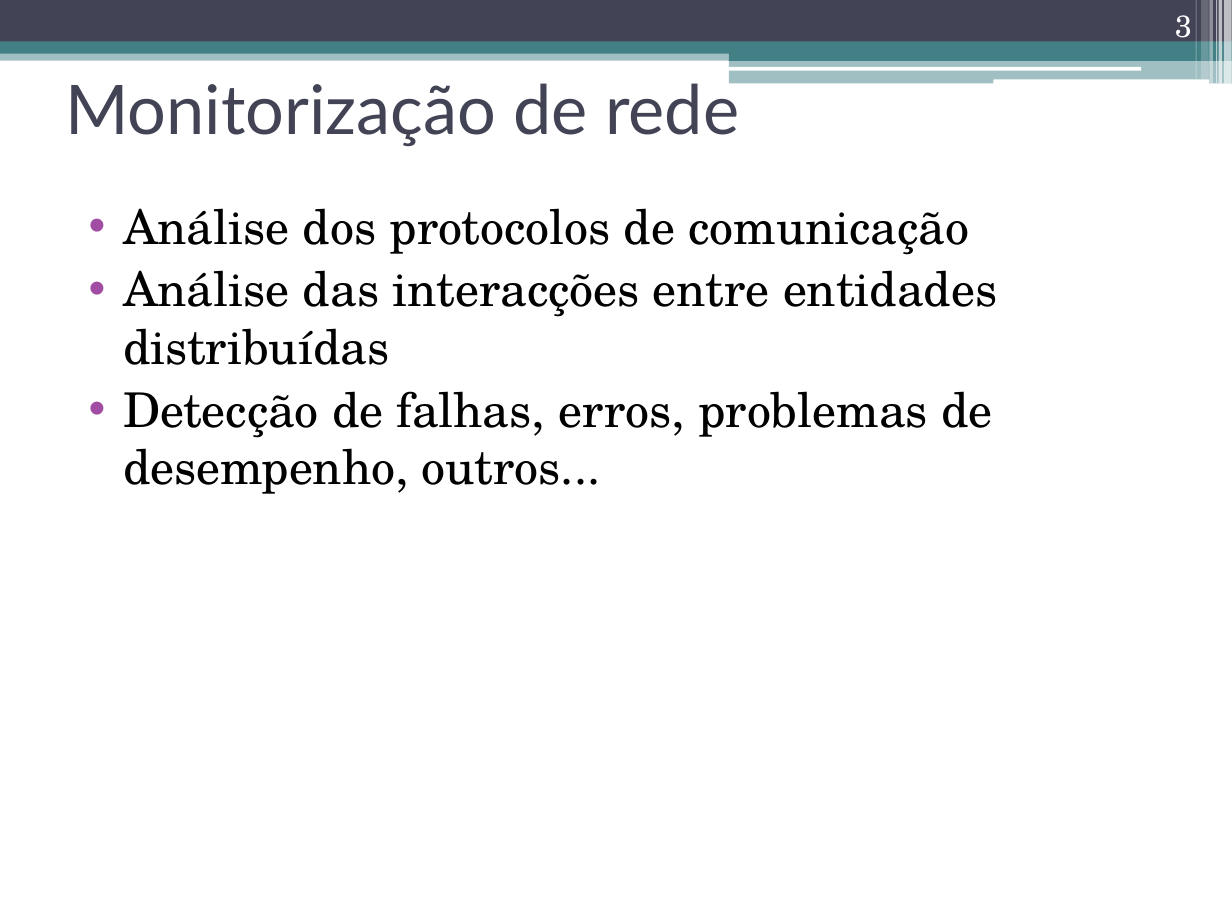
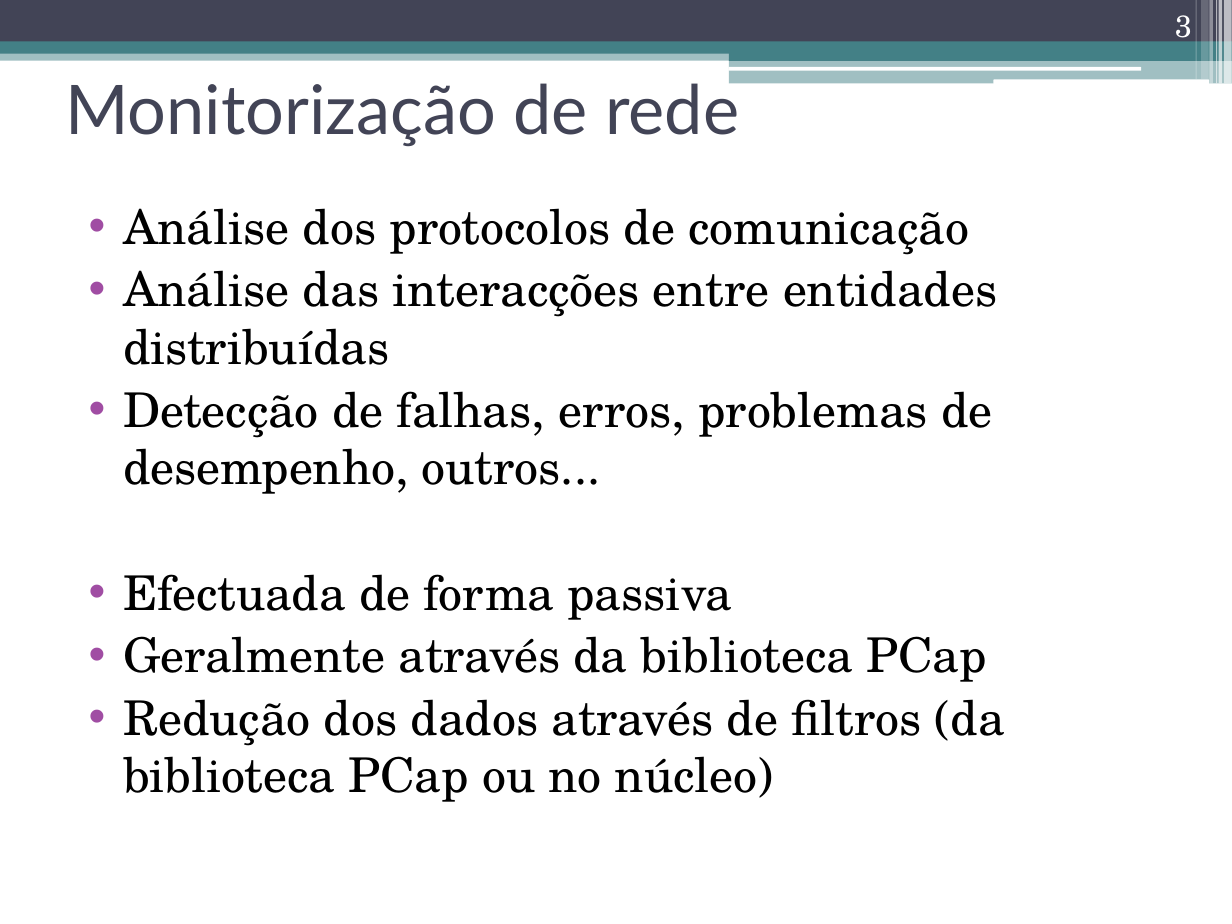
Before and after one commit to nunogmartins/cap_dissertation, a slide deck: slide 3 of doc/apresentacao_dissertacao.pptx. Drawn at 1232x924 pixels with LibreOffice and Linux fonts; fonts in the diff are those of the drawing. Boxes give left, top, right and bottom in pixels: in the first picture for what was removed or moved away, otherwise in the second. Text is boxed around its words. In the diff, an @@ line names an element or a change of style, - is before the commit and + after.

```diff
--- a/doc/apresentacao_dissertacao.pptx
+++ b/doc/apresentacao_dissertacao.pptx
@@ text at [123, 574, 1005, 802]: paragraphs added @@
+• Efectuada de forma passiva
+• Geralmente através da biblioteca PCap
+• Redução dos dados através de filtros (da biblioteca PCap ou no núcleo)
```
Also in this commit, not shown: 4 other slides changed.
